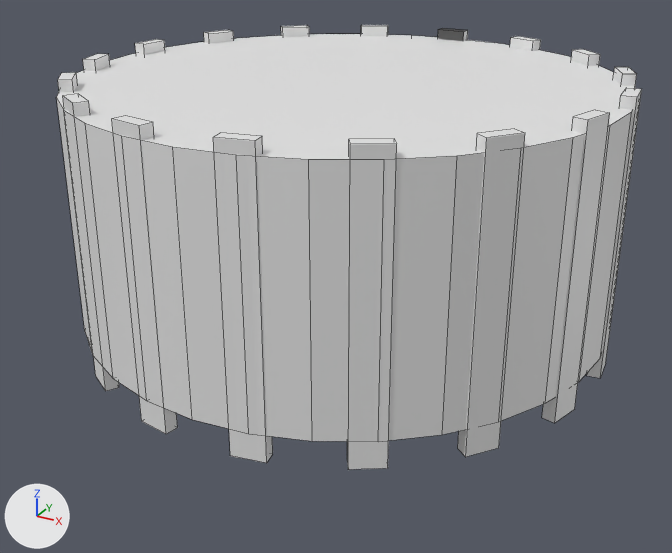
Renders of the FBX model Assets/Project/Runtime/Art/Static Mesh/Stadium.fbx from each side of a commit.
Camera for both pictures: a 50 mm camera at (6.5, -11.72, 6.18) aimed at (0.22, -0.3, 0.47). Every picture has the same lights, and +X, +Y and +Z are marked at lower left. The older version comes first. Mesh edges are drawn as thin lines. Where no turn or scale is listed for an object, it has been applied to the vertices.

Objects in the first picture: 'Arena', 'Wodden_Beams'.
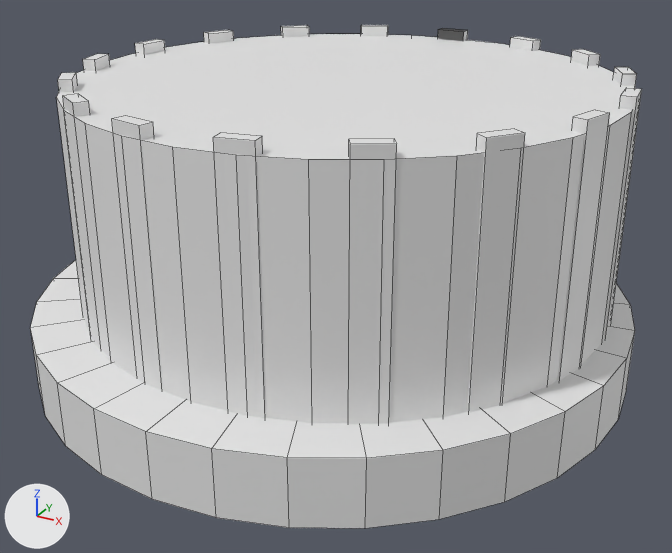
Commit message: updated stadium

What differs and where, as boxes (x1, y1, x2, y2) in the pictures (672 x 553 px):
'Cylinder', added: after (30, 260, 635, 528)

The change, as a list of edits to the scene's bpy script:
```text
Add me_cylinder:
    me_cylinder.from_pydata(...)  # 128 vertices, 98 faces; spans x -4.58..4.58, y -4.58..4.58, z 0.22..1.23
Add ob_cylinder:
    ob_cylinder = bpy.data.objects.new('Cylinder', me_cylinder)
    ob_cylinder.location = (0.0, 0.0, -1.14)
```
